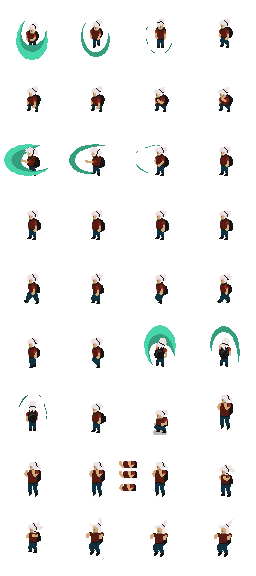
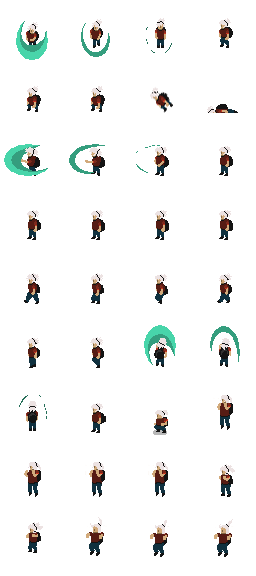
Two versions of the same layered image (256 × 576). Layer-by-layer changes:
moved "Layer 14" into group "Group 1" over (119, 471, 137, 478)
moved "Layer 13" into group "Group 1" over (119, 461, 137, 468)
moved "Layer 15" into group "Group 1" over (119, 484, 136, 491)
renamed "Layer 16" to "Layer 18", painted on it over (119, 87, 238, 491)
removed layer "Layer 12" over (119, 87, 238, 491)
